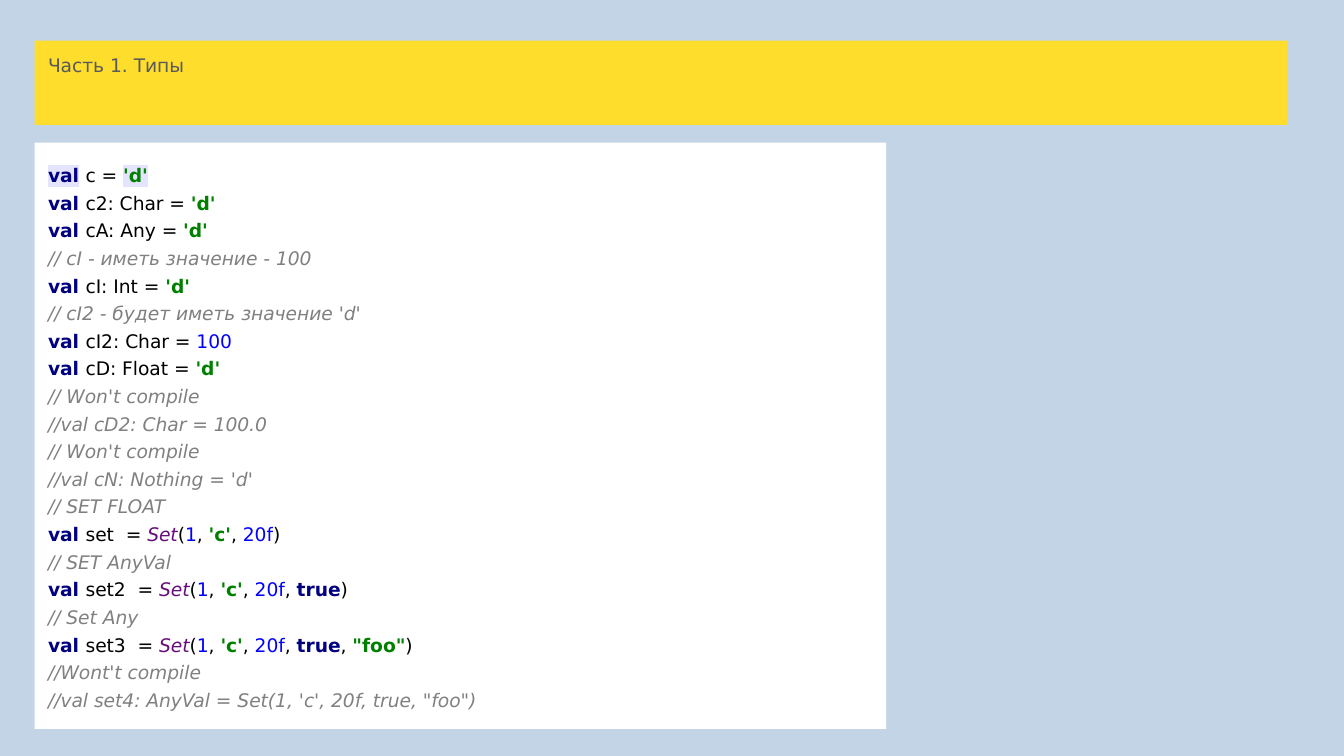
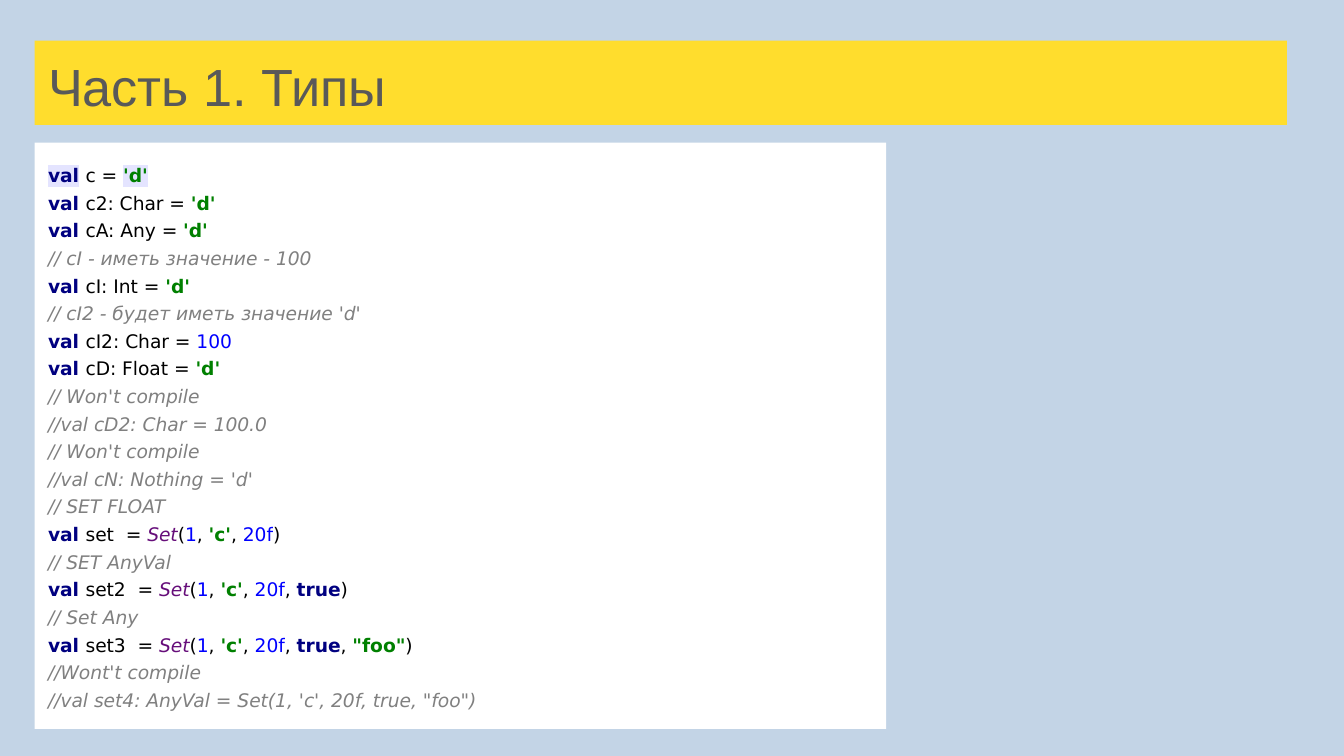
Before and after one commit to sergeypopov83/Scala-complete-course, a slide deck: slide 12 of src/main/resources/lectures/Лекции Scala для ФинТехКафедры.pptx. Drawn at 1344x756 pixels with LibreOffice and Linux fonts; fonts in the diff are those of the drawing. Boxes give left, top, right and bottom in pixels: in the first picture for what was removed or moved away, otherwise in the second. Text is boxed around its words. In the diff, an @@ line names an element or a change of style, - is before the commit and + after.

```diff
--- a/src/main/resources/lectures/Лекции Scala для ФинТехКафедры.pptx
+++ b/src/main/resources/lectures/Лекции Scala для ФинТехКафедры.pptx
@@ title "Часть 1. Типы" at <box>35,40,1288,125</box>: size 10 to 28 pt, font DejaVu Sans to Arial @@
```
Also in this commit, not shown: 145 other slides changed, 63 slides added, 2 slides removed, 1 other file.
